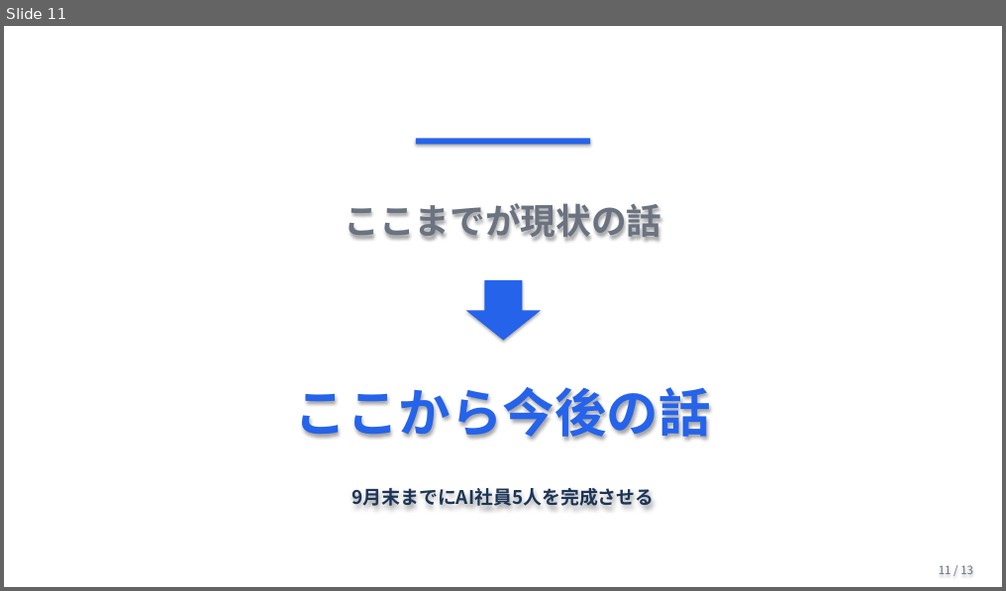
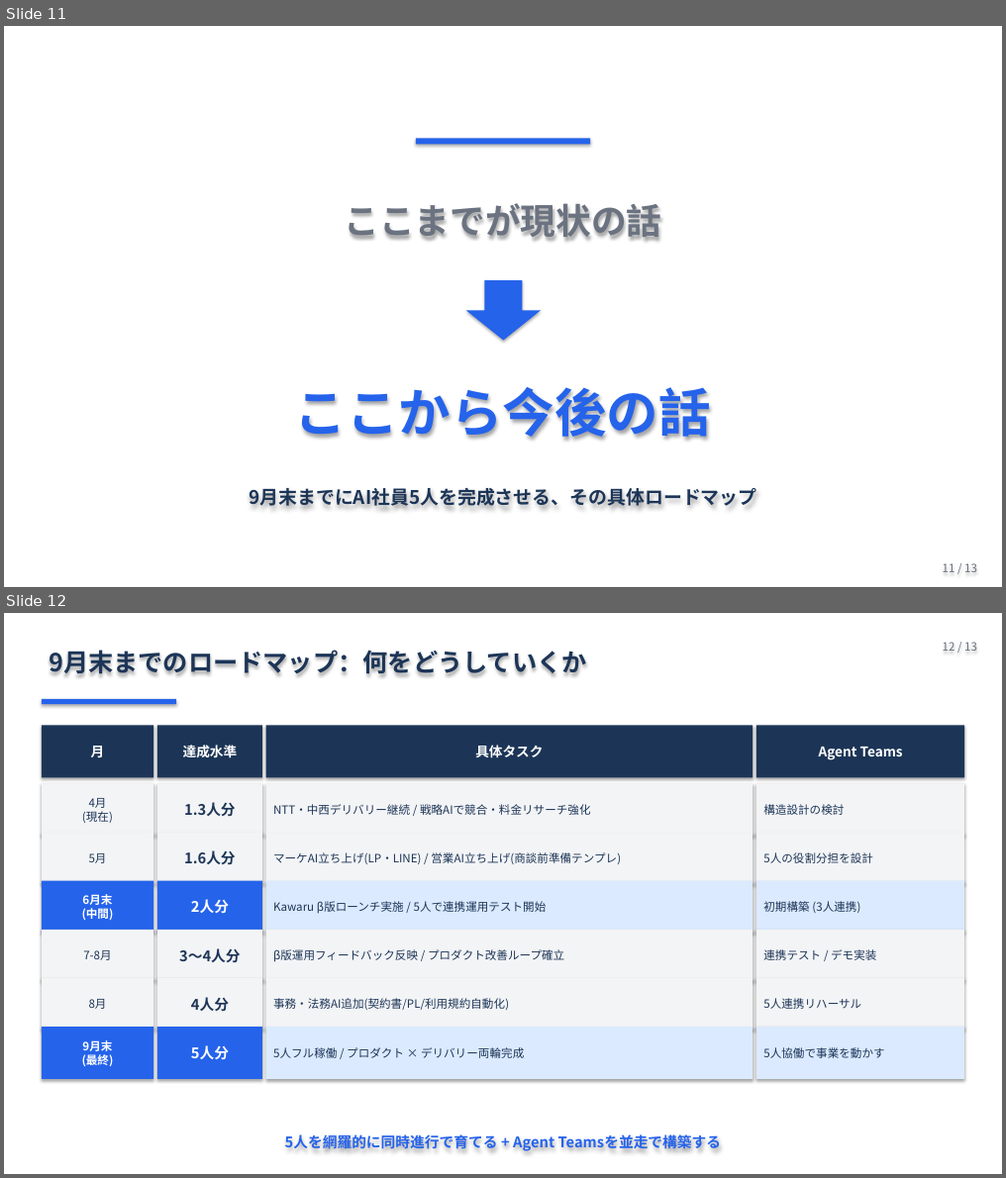
Before and after one commit to Ryunosuke-Okawa/Ryunosuke-n1, a slide deck: strategy/AI社員5人_発表_20260426.pptx. Shown one above the other, each under a label of ours: slide 11 before the commit, slides 11 and 12 after it. The pictures are 1006x591 and 1006x1178 pixels, drawn with LibreOffice and Linux fonts; fonts in the diff are those of the drawing. Boxes give left, top, right and bottom in pixels: in the first picture for what was removed or moved away, otherwise in the second. Text is boxed around its words. In the diff, an @@ line names an element or a change of style, - is before the commit and + after.

```diff
--- a/strategy/AI社員5人_発表_20260426.pptx
+++ b/strategy/AI社員5人_発表_20260426.pptx
@@ slide 12 added at [4,613,1002,1174], background #FFFFFF @@
@@ rectangle added at [4,613,1002,1174], fill #FFFFFF @@
@@ text added at [943,642,977,651], 11 pt, text #6B7280 @@
+12 / 13
@@ text added at [49,650,586,677], 24 pt, text #1C3557, bold @@
+9月末までのロードマップ：何をどうしていくか
@@ rectangle added at [42,699,176,704], fill #2563EB @@
@@ rectangle added at [42,725,153,777], fill #1C3557, 13 pt, text #FFFFFF, bold @@
+月
@@ rectangle added at [157,725,262,777], fill #1C3557, 13 pt, text #FFFFFF, bold @@
+達成水準
@@ rectangle added at [266,725,752,777], fill #1C3557, 13 pt, text #FFFFFF, bold @@
+具体タスク
@@ rectangle added at [756,725,964,777], fill #1C3557, 13 pt, text #FFFFFF, bold @@
+Agent Teams
@@ rectangle added at [42,783,153,836], fill #F3F4F6, 11 pt, text #1C3557 @@
+4月
+(現在)
@@ rectangle added at [157,783,262,836], fill #F3F4F6, 14 pt, text #1C3557, bold @@
+1.3人分
@@ rectangle added at [266,783,752,836], fill #F3F4F6, 11 pt, text #1C3557 @@
+NTT・中西デリバリー継続 / 戦略AIで競合・料金リサーチ強化
@@ rectangle added at [756,783,964,836], fill #F3F4F6, 11 pt, text #1C3557 @@
+構造設計の検討
@@ rectangle added at [42,833,153,884], fill #F3F4F6, 11 pt, text #1C3557 @@
+5月
@@ rectangle added at [157,833,262,884], fill #F3F4F6, 14 pt, text #1C3557, bold @@
+1.6人分
@@ rectangle added at [266,833,752,884], fill #F3F4F6, 11 pt, text #1C3557 @@
+マーケAI立ち上げ(LP・LINE) / 営業AI立ち上げ(商談前準備テンプレ)
@@ rectangle added at [756,833,964,884], fill #F3F4F6, 11 pt, text #1C3557 @@
+5人の役割分担を設計
@@ rectangle added at [42,881,153,934], fill #2563EB, 11 pt, text #FFFFFF, bold @@
+6月末
+(中間)
@@ rectangle added at [157,881,262,934], fill #2563EB, 14 pt, text #FFFFFF, bold @@
+2人分
@@ rectangle added at [266,881,752,934], fill #DBEAFE, 11 pt, text #1C3557 @@
+Kawaru β版ローンチ実施 / 5人で連携運用テスト開始
@@ rectangle added at [756,881,964,934], fill #DBEAFE, 11 pt, text #1C3557 @@
+初期構築 (3人連携)
@@ rectangle added at [42,930,153,982], fill #F3F4F6, 11 pt, text #1C3557 @@
+7-8月
@@ rectangle added at [157,930,262,982], fill #F3F4F6, 14 pt, text #1C3557, bold @@
+3〜4人分
@@ rectangle added at [266,930,752,982], fill #F3F4F6, 11 pt, text #1C3557 @@
+β版運用フィードバック反映 / プロダクト改善ループ確立
@@ rectangle added at [756,930,964,982], fill #F3F4F6, 11 pt, text #1C3557 @@
+連携テスト / デモ実装
@@ rectangle added at [42,978,153,1031], fill #F3F4F6, 11 pt, text #1C3557 @@
+8月
@@ rectangle added at [157,978,262,1031], fill #F3F4F6, 14 pt, text #1C3557, bold @@
+4人分
@@ rectangle added at [266,978,752,1031], fill #F3F4F6, 11 pt, text #1C3557 @@
+事務・法務AI追加(契約書/PL/利用規約自動化)
@@ rectangle added at [756,978,964,1031], fill #F3F4F6, 11 pt, text #1C3557 @@
+5人連携リハーサル
@@ rectangle added at [42,1027,153,1079], fill #2563EB, 11 pt, text #FFFFFF, bold @@
+9月末
+(最終)
@@ rectangle added at [157,1027,262,1079], fill #2563EB, 14 pt, text #FFFFFF, bold @@
+5人分
@@ rectangle added at [266,1027,752,1079], fill #DBEAFE, 11 pt, text #1C3557 @@
+5人フル稼働 / プロダクト × デリバリー両輪完成
@@ rectangle added at [756,1027,964,1079], fill #DBEAFE, 11 pt, text #1C3557 @@
+5人協働で事業を動かす
@@ text added at [285,1134,721,1153], 14 pt, text #2563EB, bold @@
+5人を網羅的に同時進行で育てる + Agent Teamsを並走で構築する
@@ slide 11 changed as well @@
@@ text at [249,488,756,506]: text changed @@
-9月末までにAI社員5人を完成させる
+9月末までにAI社員5人を完成させる、その具体ロードマップ
@@ text "11 / 13": place and size @@
-text "11 / 13" at [939,566,973,574]
+text "11 / 13" at [943,564,977,572]
```
Also in this commit, not shown: 3 other slides changed, 1 other slide added, 2 slides removed, 2 other files.
